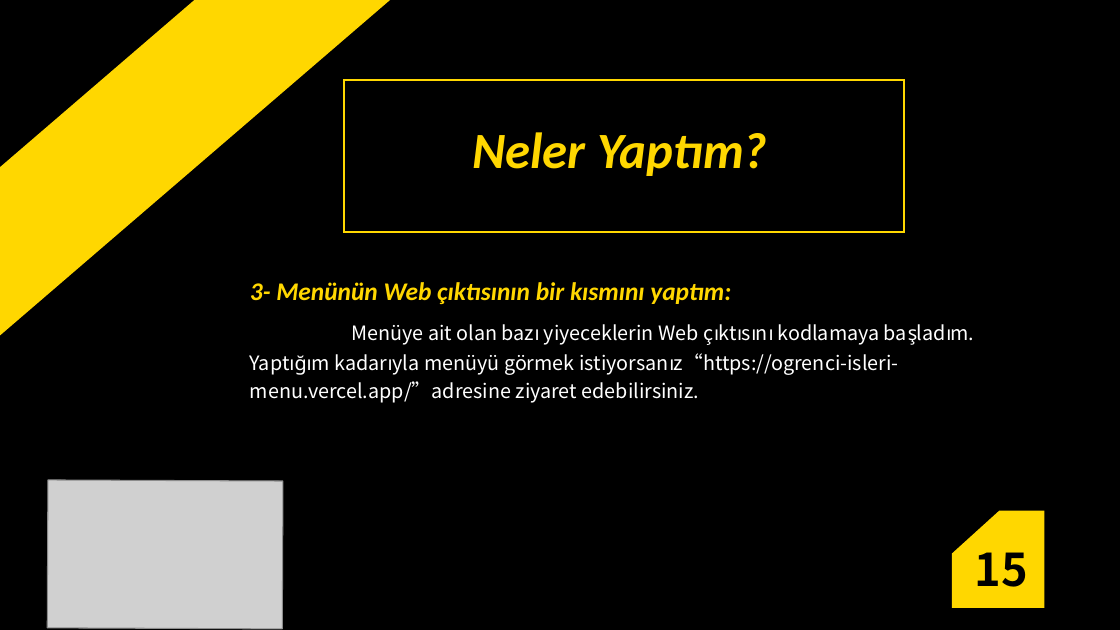
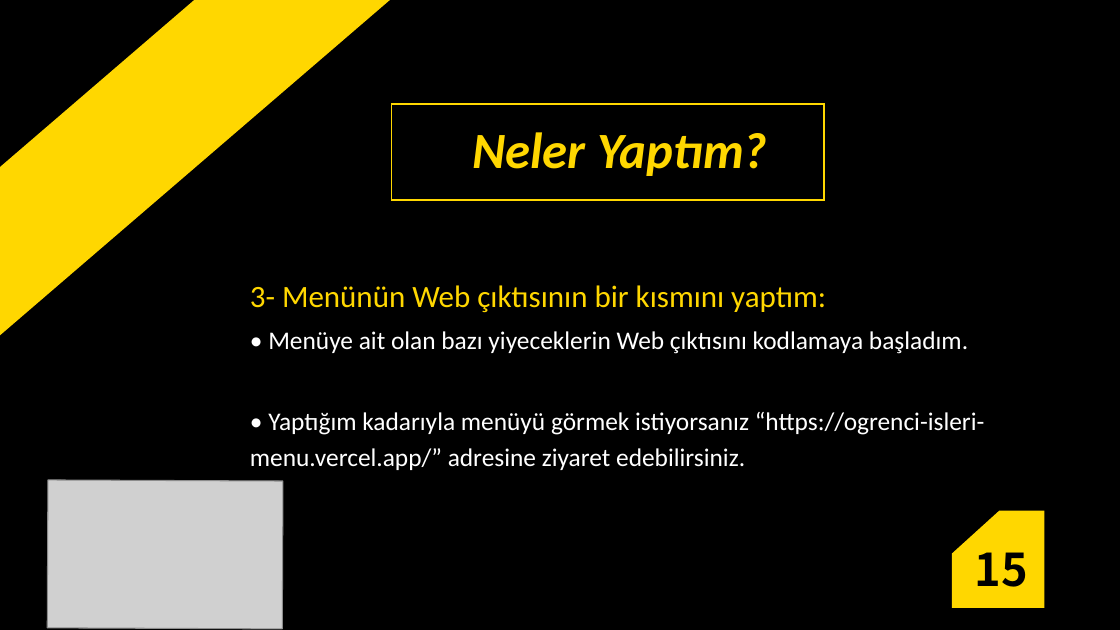
Before and after one commit to berkayemreb/TEZ_Ogrenci-Isleri, a slide deck: slide 15 of OgrenciIsleri.odp. Drawn at 1120x630 pixels with LibreOffice and Linux fonts; fonts in the diff are those of the drawing; grey boxes stand for pictures. Boxes give left, top, right and bottom in pixels: in the first picture for what was removed or moved away, otherwise in the second. Text is boxed around its words. In the diff, an @@ line names an element or a change of style, - is before the commit and + after.

```diff
--- a/OgrenciIsleri.odp
+++ b/OgrenciIsleri.odp
@@ rectangle: place and size @@
-rectangle at <box>345,80,905,233</box>
+rectangle at <box>392,104,825,199</box>
@@ text at <box>250,285,826,313</box>: size 18 to 22 pt, bold off, italic off in "3- Menünün Web çıktısının bir kısmını yaptım:" @@
@@ text at <box>250,331,985,470</box>: text changed; size 14 to 18 pt; font Noto Sans CJK SC to Calibri @@
-Menüye ait olan bazı yiyeceklerin Web çıktısını kodlamaya başladım. Yaptığım kadarıyla menüyü görmek istiyorsanız“https://ogrenci-isleri-menu.vercel.app/”adresine ziyaret edebilirsiniz.
+• Menüye ait olan bazı yiyeceklerin Web çıktısını kodlamaya başladım.
+• Yaptığım kadarıyla menüyü görmek istiyorsanız “https://ogrenci-isleri-menu.vercel.app/” adresine ziyaret edebilirsiniz.
```
Also in this commit, not shown: 14 other slides changed, 2 slides added, 2 slides removed, 2 other files.
